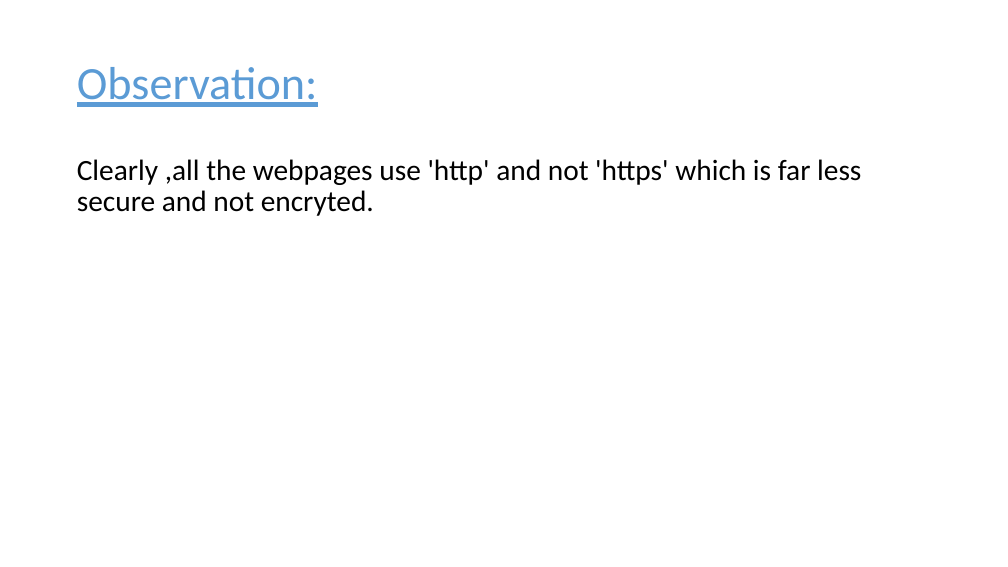
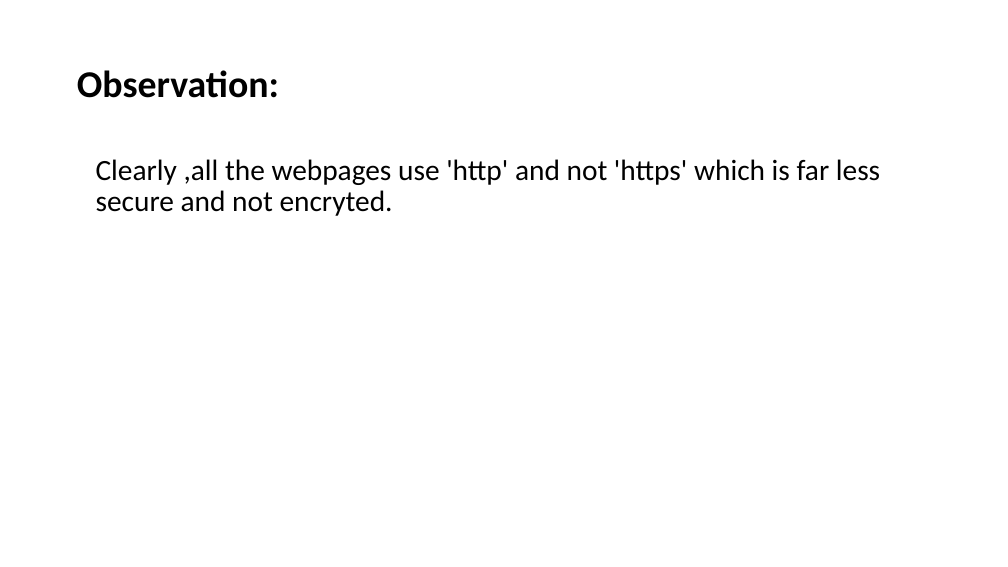
Before and after one commit to RocktimRajkumar/CEH-hack-a-thon, a slide deck: slide 60 of reports/Lifestyle Store/LifeStyle Store Application Reports.pptx. Drawn at 1008x567 pixels with LibreOffice and Linux fonts; fonts in the diff are those of the drawing. Boxes give left, top, right and bottom in pixels: in the first picture for what was removed or moved away, otherwise in the second. Text is boxed around its words. In the diff, an @@ line names an element or a change of style, - is before the commit and + after.

```diff
--- a/reports/Lifestyle Store/LifeStyle Store Application Reports.pptx
+++ b/reports/Lifestyle Store/LifeStyle Store Application Reports.pptx
@@ title "Observation:" at [77,70,279,98]: size 44 to 36 pt, text colour #5B9BD5 to #000000, bold on, underline off @@
@@ text "Clearly ,all the webpages use ...": place and size @@
-text "Clearly ,all the webpages use ..." at [77,159,861,216]
+text "Clearly ,all the webpages use ..." at [96,159,880,216]
```
Also in this commit, not shown: 2 other slides changed.
